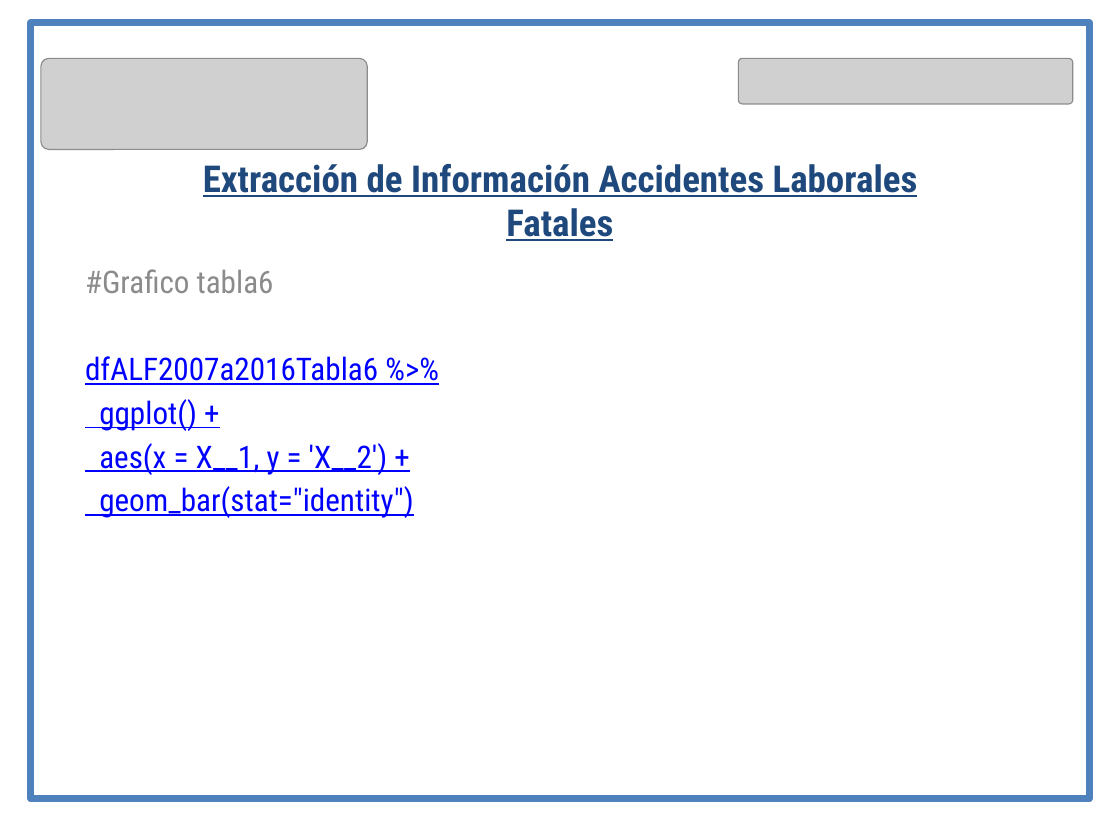
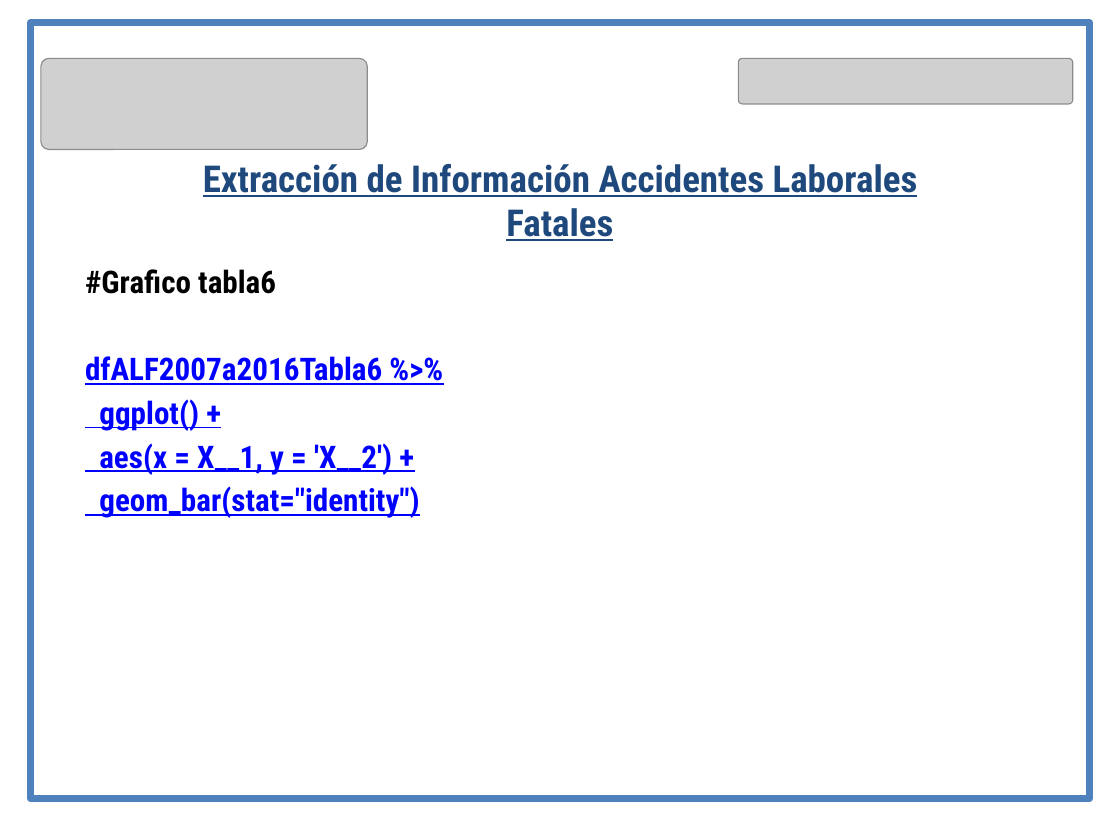
Before and after one commit to GraceArceLopez/Accidentes-Laborales, a slide deck: slide 7 of Ministerio de salud-DEIS (Final).pptx (slide 6 before the commit). Drawn at 1120x840 pixels with LibreOffice and Linux fonts; fonts in the diff are those of the drawing; grey boxes stand for pictures. Boxes give left, top, right and bottom in pixels: in the first picture for what was removed or moved away, otherwise in the second. Text is boxed around its words. In the diff, an @@ line names an element or a change of style, - is before the commit and + after.

```diff
--- a/Ministerio de salud-DEIS (Final).pptx
+++ b/Ministerio de salud-DEIS (Final).pptx
@@ subtitle "#Grafico tabla6" at (x1=85, y1=269, x2=419, y2=518): text colour #8C8C8C to #000000 in "#Grafico tabla6"; bold on @@
```
Also in this commit, not shown: 4 other slides changed, 1 slide added.
